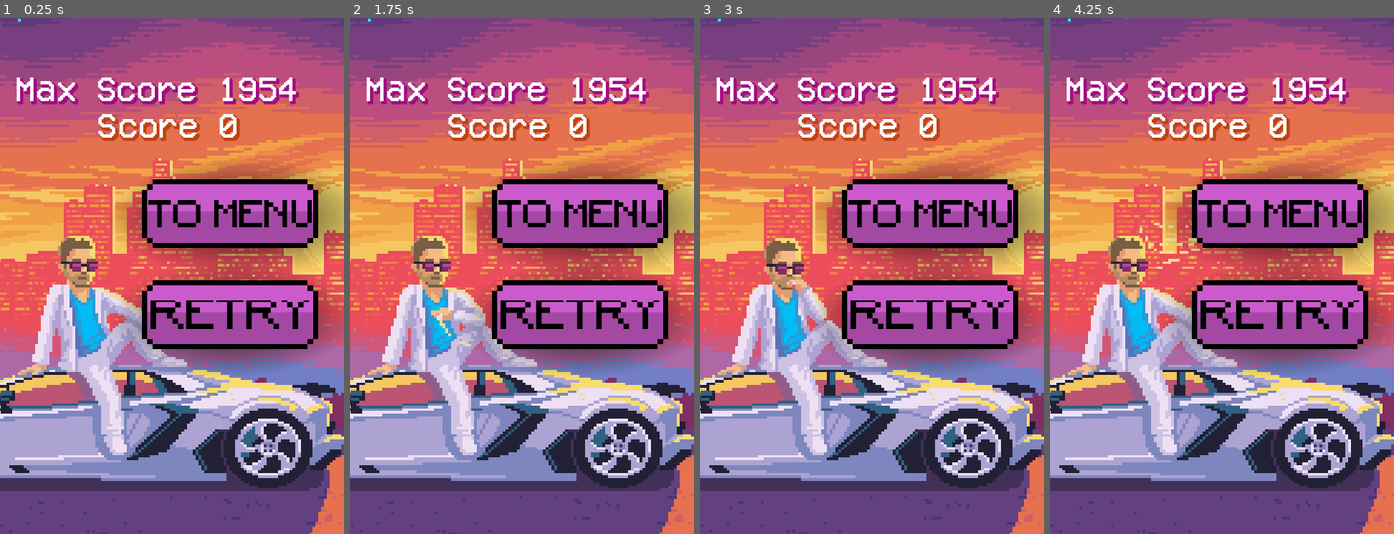
Above: before the commit, frames 1-4 (left to right).
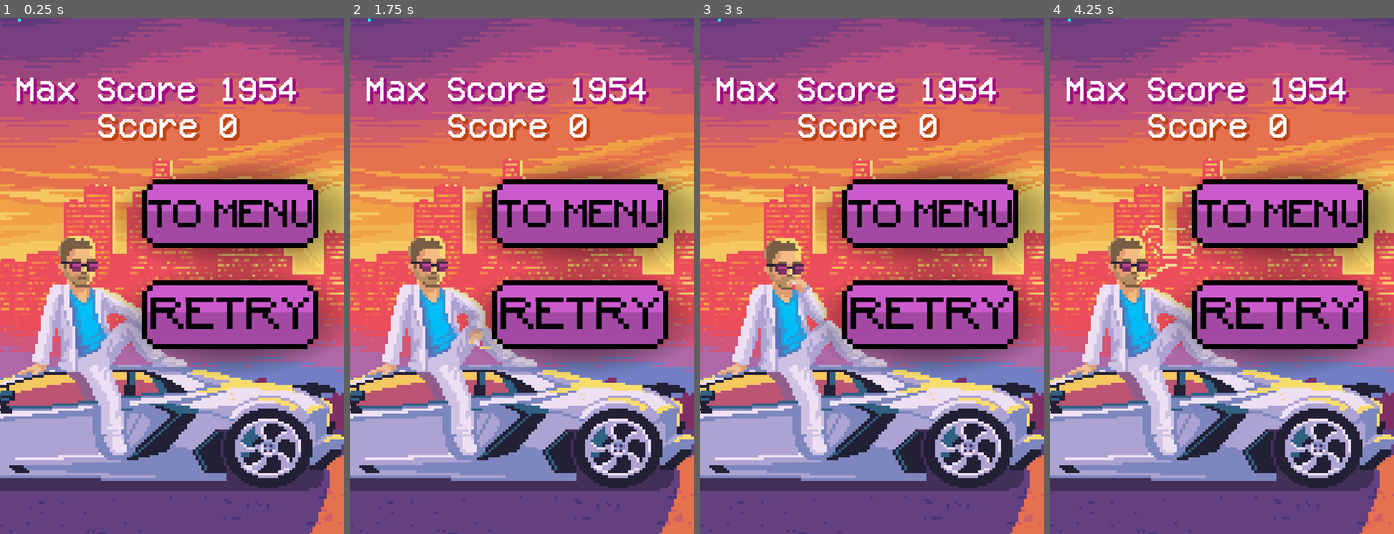
Above: after the commit, the same moments.

Repository: Maxsonin/Race-Game-for-Hackathon
Game: Godot game, scene res://scene/deadScreen/dead_scene.tscn
Two runs of this game, one before a commit and one after it. Both use one fixed random seed, a clock stepped at 60 frames per second and the inputs below. This scene is started directly instead of the project's main scene.
Inputs:
- Up to frame 1 (0.25 s): no input
- Up to frame 2 (1.75 s): tap Enter at 0.5 s; hold D (MoveRight) 0.53-1.28 s; tap Space at 1.25 s; hold A (MoveLeft) from 1.28 s (still down)
- Up to frame 3 (3 s): release A (MoveLeft) at 2.03 s; hold D (MoveRight) from 2.03 s (still down); tap Enter at 2.75 s
- Up to frame 4 (4.25 s): release D (MoveRight) at 3.53 s; hold A (MoveLeft) from 3.53 s (still down); tap Escape (Pause) at 4.15 s

The runs differ from the first frame. In frame 1, 0.2% of the frame differs, in the area x 43-98%, y 31-55%; in frame 2, 2.2%, in the area x 10-100%, y 32-68%; in frame 3, 0.2%; in frame 4, 0.6%.

Commit message:
File Management + small fix

Diff:
--- a/scene/deadScreen/dead_scene.tscn
+++ b/scene/deadScreen/dead_scene.tscn
@@ -1,9 +1,9 @@
 [gd_scene load_steps=161 format=3 uid="uid://cgmoq5r0iaxr6"]
 
 [ext_resource type="FontFile" uid="uid://chflfac1g7d6v" path="res://fonts/VCR_OSD_MONO_1.001.ttf" id="2_upgie"]
-[ext_resource type="Texture2D" uid="uid://cwtmx567xmya3" path="res://imgs/buttons/retryButton.png" id="3_f30dc"]
+[ext_resource type="Texture2D" uid="uid://cwtmx567xmya3" path="res://imgs/buttons/retryButtons/retryButton.png" id="3_f30dc"]
 [ext_resource type="Script" path="res://scene/deadScreen/Controls.gd" id="3_oai6v"]
-[ext_resource type="Texture2D" uid="uid://4lpbyw3pl18q" path="res://imgs/buttons/toMenuButton.png" id="4_damf6"]
+[ext_resource type="Texture2D" uid="uid://4lpbyw3pl18q" path="res://imgs/buttons/toMenuButtons/toMenuButton.png" id="4_damf6"]
 [ext_resource type="PackedScene" uid="uid://c6omje6eu138a" path="res://scene/transition/scene_trasition.tscn" id="6_mc4fg"]
 [ext_resource type="Texture2D" uid="uid://ciu7gjvc0fo3g" path="res://imgs/background/framsEndSceen/ezgif-3-62156bc560-0.png" id="6_pbghe"]
 [ext_resource type="Texture2D" uid="uid://bq8qwdnvs0ber" path="res://imgs/background/framsEndSceen/ezgif-3-62156bc560-1.png" id="7_p73fj"]
@@ -155,7 +155,7 @@
 [ext_resource type="Texture2D" uid="uid://ikvt7p6ic8b2" path="res://imgs/background/framsEndSceen/ezgif-3-62156bc560-147.png" id="153_pmkph"]
 [ext_resource type="Texture2D" uid="uid://dj2ufoisujbw" path="res://imgs/background/framsEndSceen/ezgif-3-62156bc560-148.png" id="154_cvbox"]
 [ext_resource type="Texture2D" uid="uid://ch42rtjygrnd5" path="res://imgs/background/framsEndSceen/ezgif-3-62156bc560-149.png" id="155_qufpm"]
-[ext_resource type="Texture2D" uid="uid://ba6k830a3pnnk" path="res://imgs/additionalImgs/shadows.png" id="156_km576"]
+[ext_resource type="Texture2D" uid="uid://ba6k830a3pnnk" path="res://imgs/helperImgs/shadows.png" id="156_km576"]
 
 [sub_resource type="GDScript" id="GDScript_500kx"]
 script/source = "extends Label
@@ -720,7 +720,7 @@
 scale = Vector2(0.443213, 0.4)
 sprite_frames = SubResource("SpriteFrames_qnyrw")
 autoplay = "default"
-frame_progress = 0.835118
+frame_progress = 0.397054
 
 [node name="Shadows" type="Sprite2D" parent="."]
 position = Vector2(108, 140.5)
--- a/scene/main/main.tscn
+++ b/scene/main/main.tscn
@@ -3,7 +3,7 @@
 [ext_resource type="PackedScene" uid="uid://csg7h2gw70il0" path="res://player_car/car.tscn" id="1_4gxa1"]
 [ext_resource type="Script" path="res://scene/main/main.gd" id="1_eq3eq"]
 [ext_resource type="PackedScene" uid="uid://wdk54g4eoif" path="res://road/road.tscn" id="2_i6rvc"]
-[ext_resource type="Texture2D" uid="uid://dtcn3dnqkc6vq" path="res://imgs/buttons/pause_button2.png" id="4_e4o0r"]
+[ext_resource type="Texture2D" uid="uid://dtcn3dnqkc6vq" path="res://imgs/buttons/pauseButtons/pause_button2.png" id="4_e4o0r"]
 [ext_resource type="Script" path="res://scene/mainMenu/playTSB.gd" id="5_15ypm"]
 [ext_resource type="PackedScene" uid="uid://dbermyk47ak70" path="res://obstacles/obstacles_generator.tscn" id="6_s2b05"]
 [ext_resource type="FontFile" uid="uid://chflfac1g7d6v" path="res://fonts/VCR_OSD_MONO_1.001.ttf" id="7_c0mvp"]
--- a/scene/mainMenu/mainMenu.tscn
+++ b/scene/mainMenu/mainMenu.tscn
@@ -20,9 +20,9 @@
 [ext_resource type="Texture2D" uid="uid://bjua1q8hwjqbv" path="res://imgs/buttons/quiteButtons/quiteButtonUnactive.png" id="17_qf30m"]
 [ext_resource type="Texture2D" uid="uid://c5ap01h7odkob" path="res://imgs/buttons/quiteButtons/quiteButtonActive.png" id="18_aal5o"]
 [ext_resource type="AudioStream" uid="uid://cucr5qsir3vrk" path="res://sounds/engineStartSound.mp3" id="19_5xn67"]
-[ext_resource type="Texture2D" uid="uid://b1xjx41xdkyvk" path="res://imgs/mainImgs/car.png" id="21_hd4ou"]
+[ext_resource type="Texture2D" uid="uid://b1xjx41xdkyvk" path="res://imgs/gameLogoImgs/car.png" id="21_hd4ou"]
 [ext_resource type="PackedScene" uid="uid://c6omje6eu138a" path="res://scene/transition/scene_trasition.tscn" id="22_0b3mj"]
-[ext_resource type="Texture2D" uid="uid://ckhwblvyta0au" path="res://imgs/mainImgs/logoText.png" id="23_4lsht"]
+[ext_resource type="Texture2D" uid="uid://ckhwblvyta0au" path="res://imgs/gameLogoImgs/logoText.png" id="23_4lsht"]
 
 [sub_resource type="SpriteFrames" id="SpriteFrames_bow8m"]
 animations = [{
--- a/scene/pause/pauseMenu.tscn
+++ b/scene/pause/pauseMenu.tscn
@@ -2,8 +2,8 @@
 
 [ext_resource type="FontFile" uid="uid://chflfac1g7d6v" path="res://fonts/VCR_OSD_MONO_1.001.ttf" id="1_b4ko6"]
 [ext_resource type="Script" path="res://scene/pause/Control.gd" id="2_bn5o4"]
-[ext_resource type="Texture2D" uid="uid://bm07ivdxmy3pc" path="res://imgs/buttons/continueButton.png" id="2_dbyw8"]
-[ext_resource type="Texture2D" uid="uid://4lpbyw3pl18q" path="res://imgs/buttons/toMenuButton.png" id="3_jwnaq"]
+[ext_resource type="Texture2D" uid="uid://bm07ivdxmy3pc" path="res://imgs/buttons/continueButtons/continueButton.png" id="2_dbyw8"]
+[ext_resource type="Texture2D" uid="uid://4lpbyw3pl18q" path="res://imgs/buttons/toMenuButtons/toMenuButton.png" id="3_jwnaq"]
 
 [sub_resource type="RectangleShape2D" id="RectangleShape2D_fhb15"]
 size = Vector2(1800, 800)
Not shown, removed: imgs/additionalImgs/shadows.png.import
Binary file removed: imgs/background/endSceenBackground.jpg
Renamed: imgs/buttons/buttonsOrigin.png -> imgs/buttons/buttonsTamplates/buttonsOrigin.png
Not shown, changed: imgs/buttons/buttonsTamplates/buttonsOrigin.png.import
Renamed: imgs/buttons/continueButton.png -> imgs/buttons/continueButtons/continueButton.png
Not shown, changed: imgs/buttons/continueButtons/continueButton.png.import
Renamed: imgs/buttons/pause_button2.png -> imgs/buttons/pauseButtons/pause_button2.png
Not shown, changed: imgs/buttons/pauseButtons/pause_button2.png.import
Binary file removed: imgs/buttons/retryButton.png
Binary file added: imgs/buttons/retryButtons/retryButton.png
Not shown, changed: imgs/buttons/retryButtons/retryButton.png.import
Renamed: imgs/buttons/toMenuButton.png -> imgs/buttons/toMenuButtons/toMenuButton.png
(and 7 more such lines)
